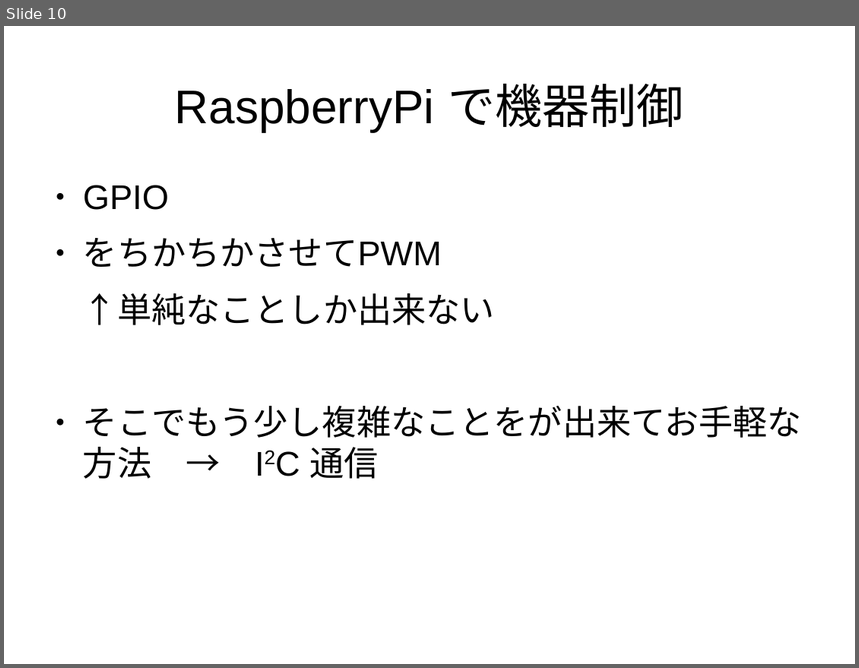
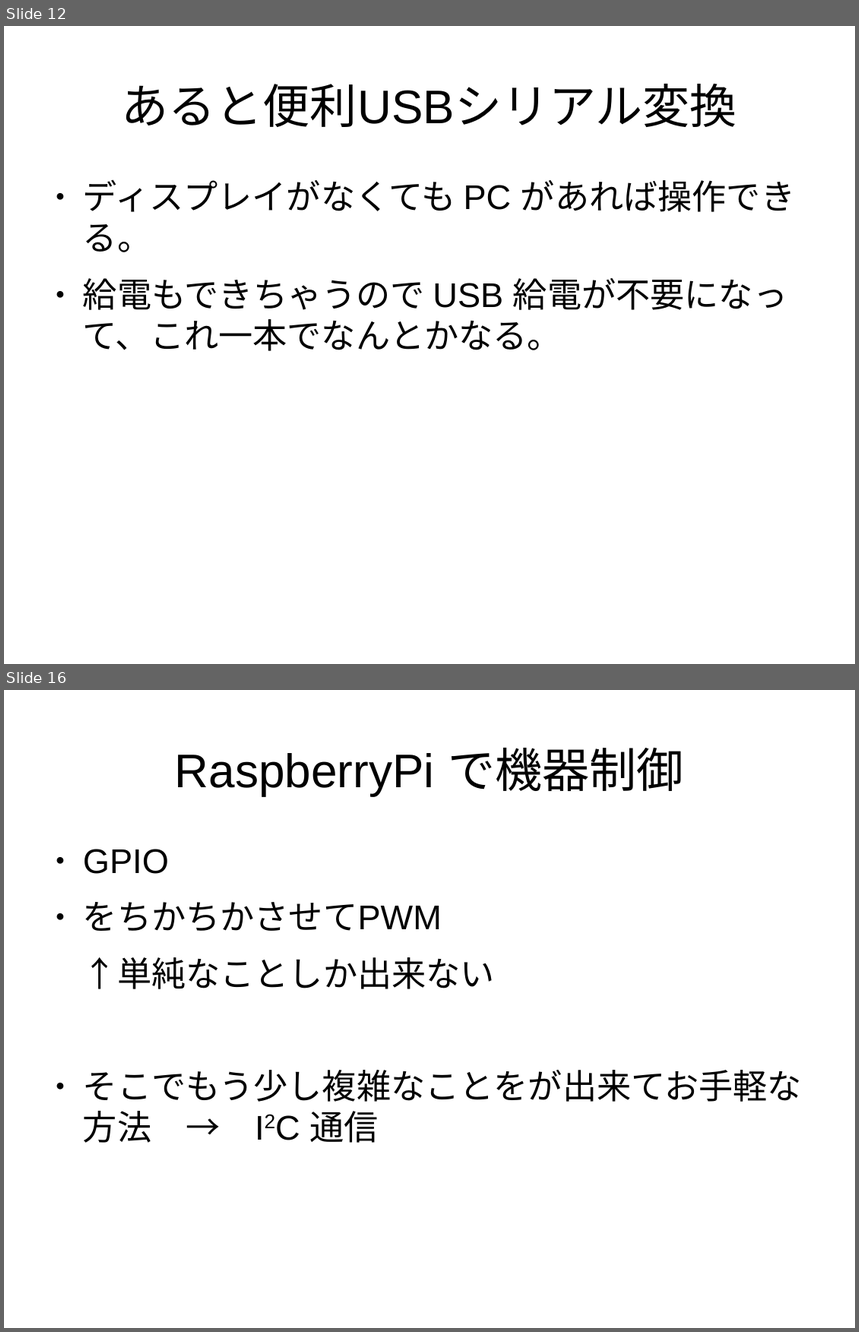
Before and after one commit to s-mitu/RaspberryPi, a slide deck: FreeBSD/Documents/RaspberryPi-20151030.odp. Shown one above the other, each under a label of ours: slide 10 before the commit, slides 12 and 16 after it; the slides between them are not shown. The pictures are 859x668 and 859x1332 pixels, drawn with LibreOffice and Linux fonts; fonts in the diff are those of the drawing. Boxes give left, top, right and bottom in pixels: in the first picture for what was removed or moved away, otherwise in the second. Text is boxed around its words. In the diff, an @@ line names an element or a change of style, - is before the commit and + after.

```diff
--- a/FreeBSD/Documents/RaspberryPi-20151030.odp
+++ b/FreeBSD/Documents/RaspberryPi-20151030.odp
@@ slide 12 added at (x1=4, y1=26, x2=855, y2=664), background #FFFFFF @@
@@ title added at (x1=122, y1=84, x2=737, y2=127), 44 pt, text #000000 @@
+あると便利USBシリアル変換
@@ text added at (x1=83, y1=180, x2=795, y2=351), 32 pt, text #000000 @@
+● ディスプレイがなくても PC があれば操作できる。
+● 給電もできちゃうので USB 給電が不要になって、これ一本でなんとかなる。
@@ what was slide 10 is now slide 16 @@
```
Also in this commit, not shown: 1 slide changed, 5 other slides added.
